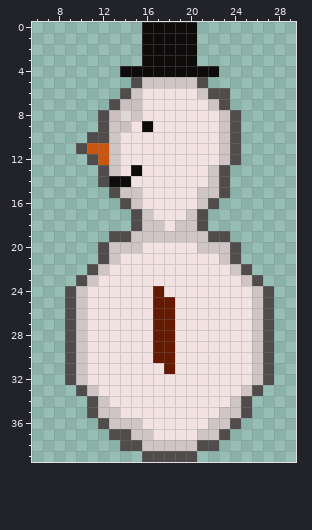
Pixel-art sprite, stored at images/snowman_left_1.png. The picture above is the old version.
The file is 37x40 pixels. Colours within 5 levels of each other are drawn and written as one. Shown: x 6..29, y 0..39.
New version:
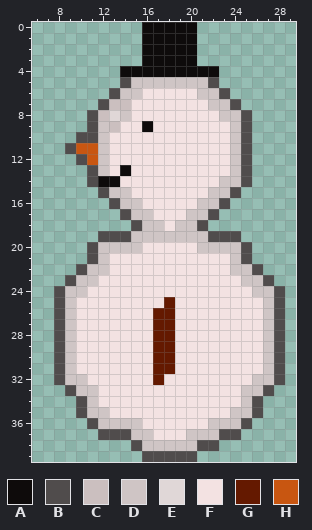
Palette (. is transparent): A #0e0b0b  B #504c4c  C #cbbfbf  D #cfc5c5  E #e0d7d7  F #f3e2e2  G #641900  H #c85611
The edit:
Colour A replaces colour B in row 14 at x 12.
Colour A replaces colour F in row 13 at x 14.
Colour B is added in row 5 at x 14 and 22; in row 6 at x 13; in row 7 at x 12 and 24; in rows 8 to 9 at x 11 and 25; in row 10 at x 10 and 25; in row 11 at x 9 and 25.
Colour B is added in row 12 at x 10 and 25; in rows 13 to 14 at x 11 and 25; in row 15 at x 12 and 24; in row 16 at x 13 and 23; in row 17 at x 14 and 22; in row 19 at x 12 and 24.
Colour B is added in rows 20 to 21 at x 11 and 25; in row 22 at x 10 and 26; in row 23 at x 9 and 27; in rows 24 to 32 at x 8 and 28; in row 33 at x 9 and 27; in rows 34 to 35 at x 10 and 26.
Colour B is added in row 36 at x 11 and 25; in row 37 at x 12 and 24.
Colour C replaces colour B in row 7 at x 13; in row 8 at x 12.
Colour C replaces colour D in row 9 at x 13.
Colour D is added in rows 13 to 14 at x 24.
Colour D replaces colour B in row 5 at x 15 and 21; in row 6 at x 14 and 22; in row 7 at x 23; in row 8 at x 24; in rows 9 to 10 at x 12 and 24; in rows 11 to 12 at x 24.
Colour D replaces colour B in row 13 at x 12; in row 14 at x 23; in row 15 at x 13 and 23; in row 16 at x 14 and 22; in row 17 at x 15 and 21; in rows 20 to 21 at x 12 and 24.
Colour D replaces colour B in row 22 at x 11 and 25; in row 23 at x 10 and 26; in rows 24 to 32 at x 9 and 27; in row 33 at x 10 and 26; in rows 34 to 35 at x 11 and 25; in row 36 at x 12 and 24.
Colour D replaces colour E in row 8 at x 14.
Colour D replaces colour F in row 37 at x 20.
Colour D replaces colour H in rows 11 to 12 at x 12.
Colour E replaces colour C in row 8 at x 13.
Colour F replaces colour A in row 13 at x 15; in row 14 at x 14.
Colour F replaces colour B in row 13 at x 23.
Colour F replaces colour C in row 7 at x 15; in row 9 at x 14.
Colour F replaces colour D in row 8 at x 15; in row 9 at x 23; in rows 10 to 12 at x 13 and 23; in row 13 at x 13 and 22; in row 14 at x 22; in row 15 at x 15 and 21.
Colour F replaces colour D in row 21 at x 13 and 23; in rows 25 to 31 at x 10 and 26; in row 34 at x 12 and 24; in row 35 at x 13 and 23.
Colour F replaces colour G in rows 24 to 25 at x 17.
Colour G replaces colour F in rows 31 to 32 at x 17.
Colour H replaces colour B in row 11 at x 10; in row 12 at x 11.
Colour B is gone in row 38 at x 14.
Boxes around the changes in both pictures, in picture pixels (x1, y1, x2, y2):
changed: (54, 77, 164, 451)
changed: (186, 77, 285, 440)
